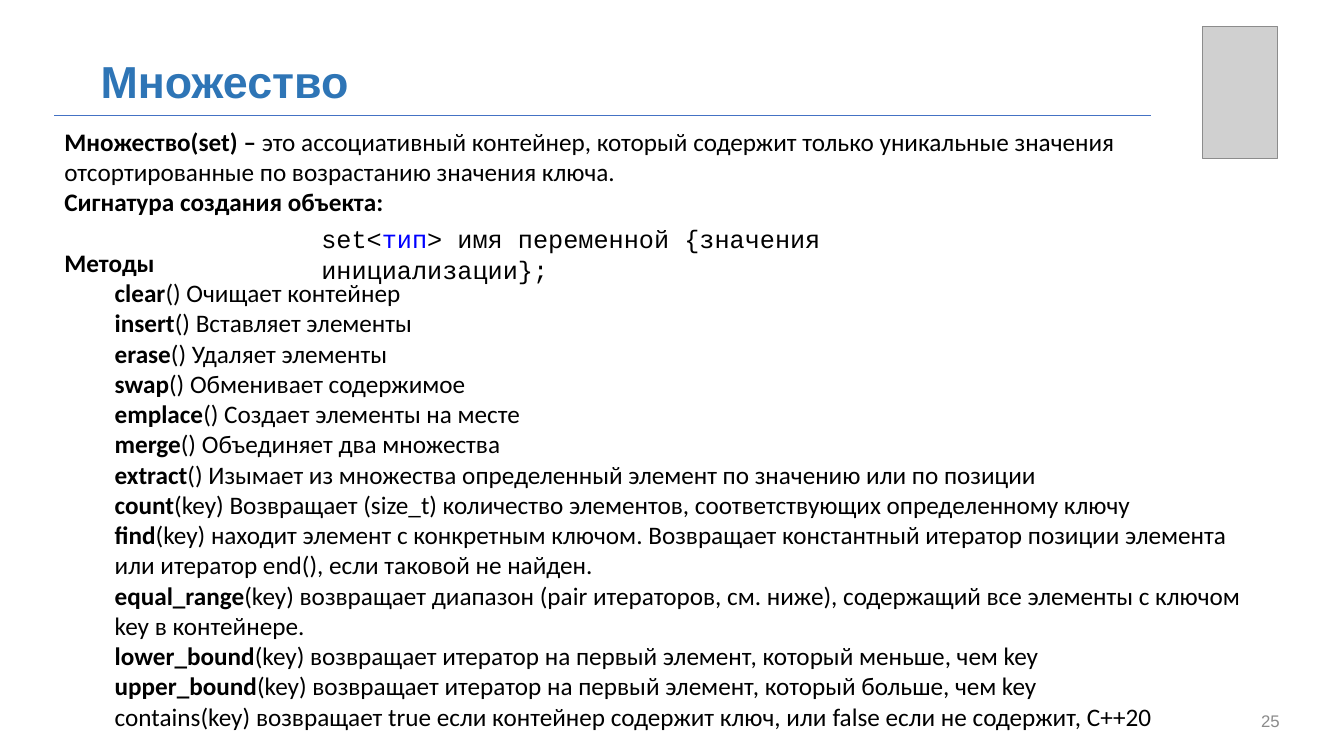
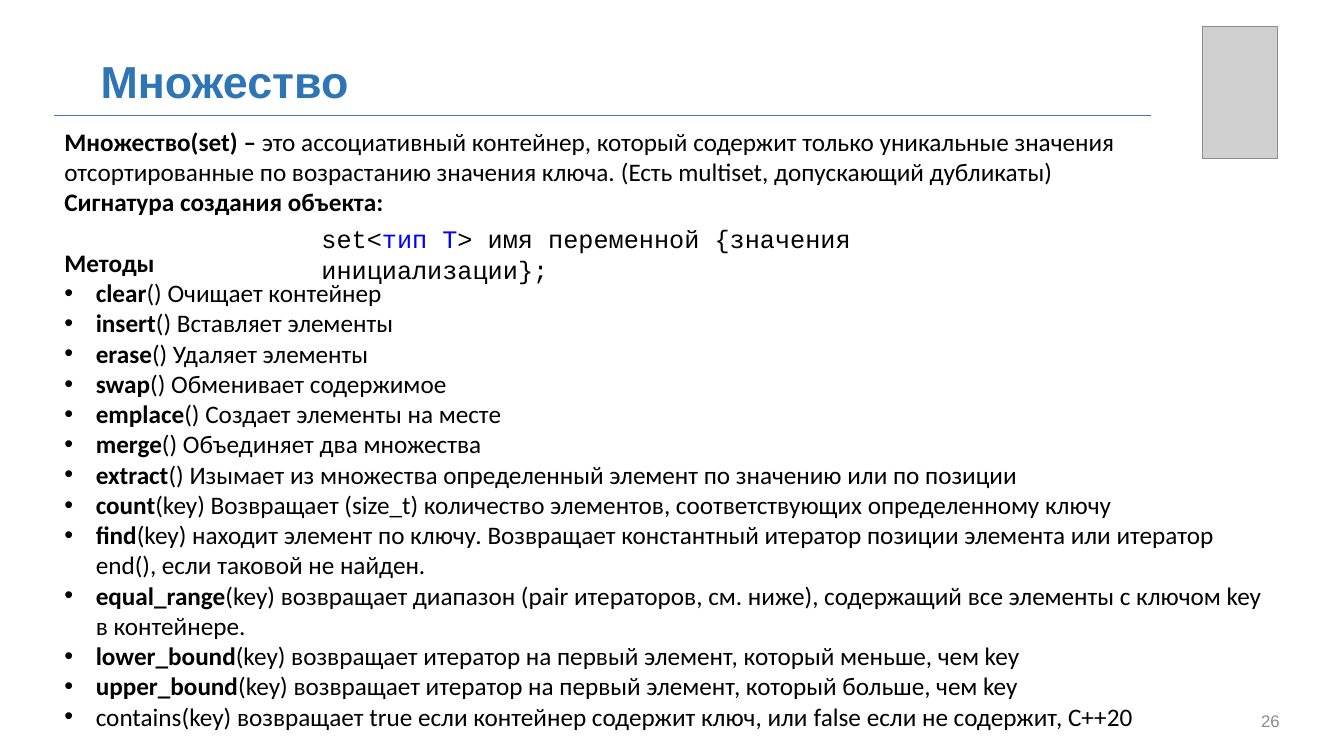
Before and after one commit to MUCTR-IKT-CPP/cpp_course, a slide deck: slide 26 of Лекции/2025/8/Контейнеры.pptx (slide 25 before the commit). Drawn at 1344x756 pixels with LibreOffice and Linux fonts; fonts in the diff are those of the drawing; grey boxes stand for pictures; background and template pictures are left out. Boxes give left, top, right and bottom in pixels: in the first picture for what was removed or moved away, otherwise in the second. Text is boxed around its words. In the diff, an @@ line names an element or a change of style, - is before the commit and + after.

```diff
--- a/Лекции/2025/8/Контейнеры.pptx
+++ b/Лекции/2025/8/Контейнеры.pptx
@@ text at [64, 132, 1115, 185]: text changed @@
-Множество(set) – это ассоциативный контейнер, который содержит только уникальные значения отсортированные по возрастанию значения ключа.
+Множество(set) – это ассоциативный контейнер, который содержит только уникальные значения отсортированные по возрастанию значения ключа. (Есть multiset, допускающий дубликаты)
@@ text at [321, 230, 851, 287]: text changed @@
-set<тип> имя переменной {значения инициализации};
+set<тип T> имя переменной {значения инициализации};
@@ text at [96, 282, 1261, 730]: bullet none to • @@
@@ text at [96, 526, 1214, 578]: text changed @@
-  find(key) находит элемент с конкретным ключом. Возвращает константный итератор позиции элемента или итератор end(), если таковой не найден.
+  • find(key) находит элемент по ключу. Возвращает константный итератор позиции элемента или итератор end(), если таковой не найден.
@@ page number at [1261, 715, 1280, 727]: text changed @@
-25
+26
```
Also in this commit, not shown: 18 other slides changed, 2 slides added.
